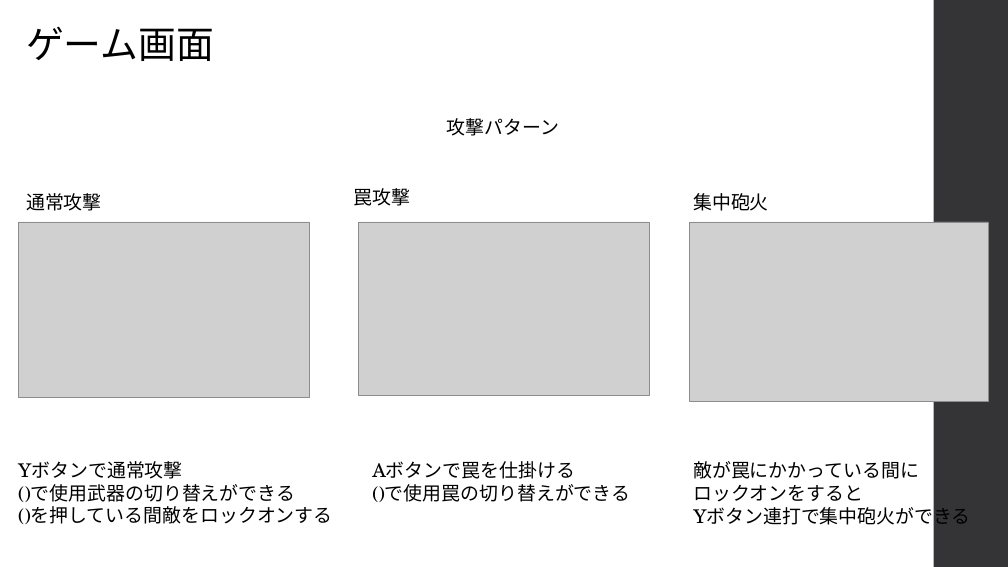
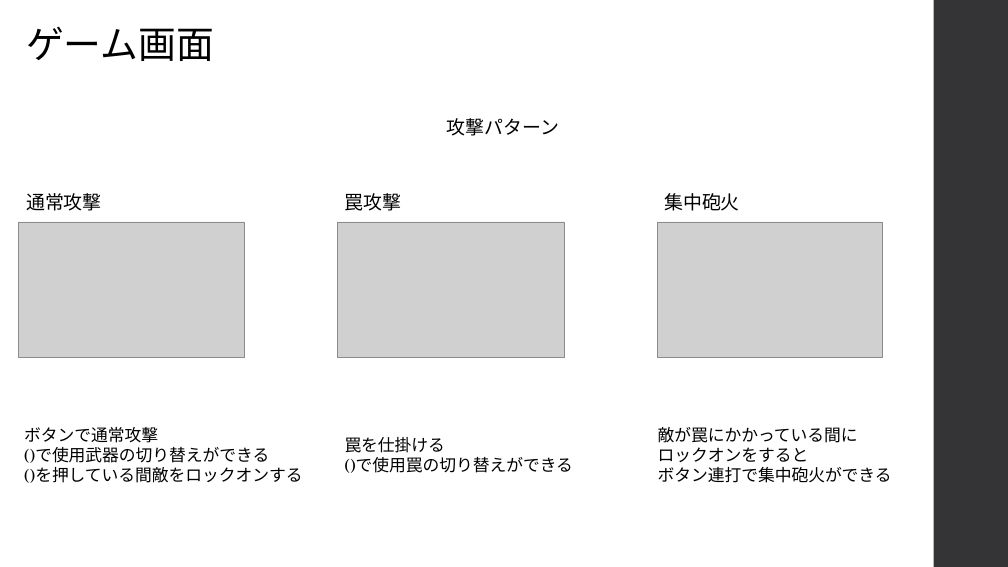
Before and after one commit to kakisawa/ProductionWork, a slide deck: slide 6 of 3DGame_3_NamelessGame/NamelessGame_企画書.pptx (slide 7 before the commit). Drawn at 1008x567 pixels with LibreOffice and Linux fonts; fonts in the diff are those of the drawing; grey boxes stand for pictures. Boxes give left, top, right and bottom in pixels: in the first picture for what was removed or moved away, otherwise in the second. Text is boxed around its words. In the diff, an @@ line names an element or a change of style, - is before the commit and + after.

```diff
--- a/3DGame_3_NamelessGame/NamelessGame_企画書.pptx
+++ b/3DGame_3_NamelessGame/NamelessGame_企画書.pptx
@@ text "罠攻撃": place and size @@
-text "罠攻撃" at [354,188,411,206]
+text "罠攻撃" at [344,193,401,211]
@@ text "集中砲火": place and size @@
-text "集中砲火" at [693,193,769,211]
+text "集中砲火" at [664,193,740,211]
@@ picture: place and size @@
-picture at [19,222,309,397]
+picture at [19,222,244,358]
@@ picture: place and size @@
-picture at [358,222,649,395]
+picture at [337,222,565,358]
@@ picture: place and size @@
-picture at [690,222,988,402]
+picture at [658,222,883,358]
@@ text "ボタンで通常攻撃": place and size @@
-text "ボタンで通常攻撃" at [18,461,332,524]
+text "ボタンで通常攻撃" at [24,427,302,483]
@@ text at [24,427,158,443]: text changed; size 18 to 16 pt @@
-Yボタンで通常攻撃
+ボタンで通常攻撃
@@ text at [24,447,302,483]: size 18 to 16 pt in "()で使用武器の切り替えができる", "()を押している間敵をロックオンする" @@
@@ text "罠を仕掛ける": place and size @@
-text "罠を仕掛ける" at [372,461,630,502]
+text "罠を仕掛ける" at [345,437,573,473]
@@ text at [345,437,445,453]: text changed; size 18 to 16 pt @@
-Aボタンで罠を仕掛ける
+罠を仕掛ける
@@ text "敵が罠にかかっている間に": place and size @@
-text "敵が罠にかかっている間に" at [693,461,971,530]
+text "敵が罠にかかっている間に" at [658,427,892,483]
@@ text at [658,427,858,462]: size 18 to 16 pt in "敵が罠にかかっている間に", "ロックオンをすると" @@
@@ text at [345,457,573,473]: size 18 to 16 pt in "()で使用罠の切り替えができる" @@
@@ text at [658,467,892,483]: text changed; size 18 to 16 pt @@
-Yボタン連打で集中砲火ができる
+ボタン連打で集中砲火ができる
```
Also in this commit, not shown: 3 other slides changed, 2 slides added, 1 slide removed, 2 other files.
